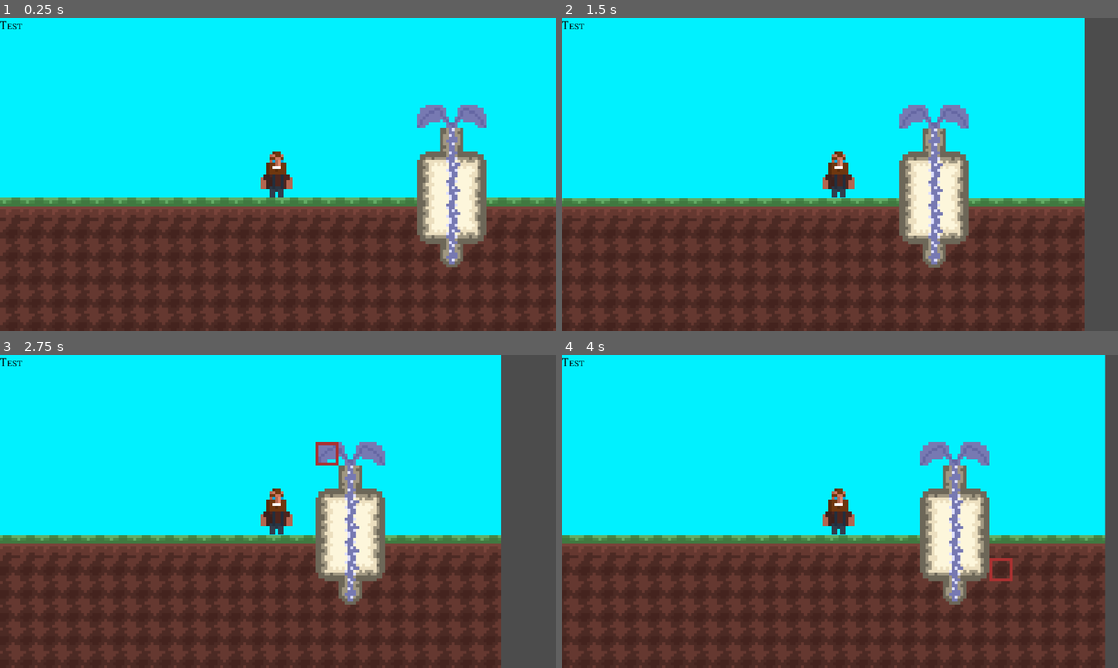
Above: before the commit, frames 1-4 (two rows, left to right).
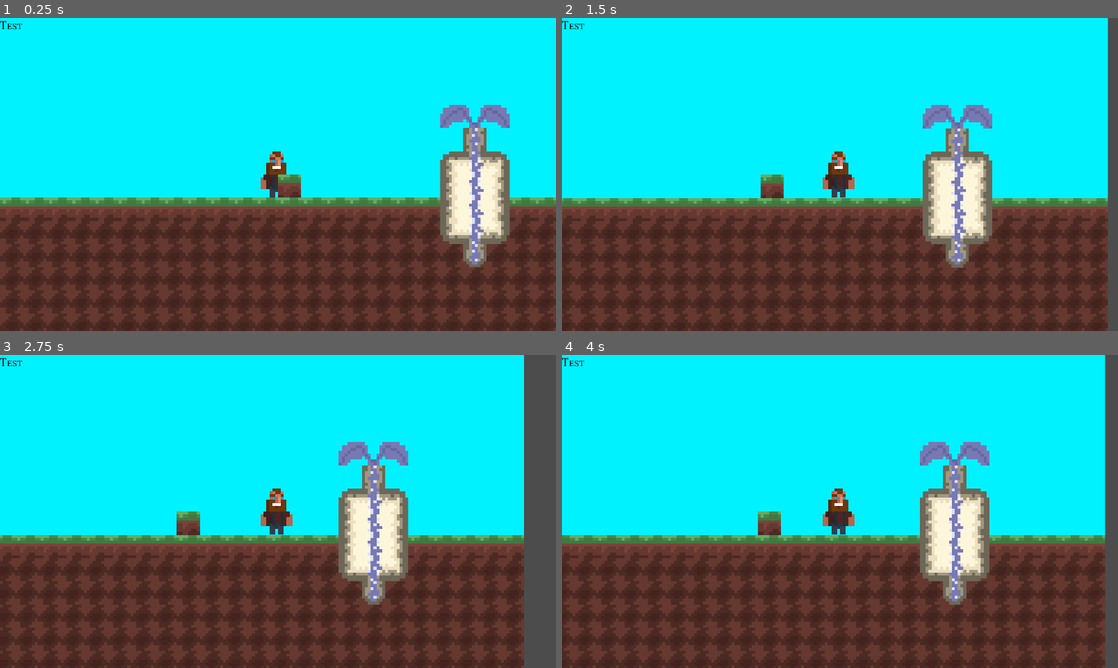
Above: after the commit, the same moments.

Repository: Edacth/deep-root
Game: Godot game, scene res://levels/level1.tscn
Same seed, same stepped clock (60 frames per second), same inputs: the game is played once before the commit and once after it.
Inputs (mouse positions are in pixels of both pictures, inside the frame that each line leads up to):
- Up to frame 1 (0.25 s): no input
- Up to frame 2 (1.5 s): tap Enter at 0.5 s; move the mouse to (962, 158) at 0.52 s; press the mouse at (962, 158) at 0.53 s; hold D (move_right) 0.53-1.28 s; tap E (test_input, bound only after the commit) at 0.8, 1.35 s; move the mouse to (728, 190) at 1.27 s; release the mouse at (728, 190) at 1.28 s; hold A (move_left) from 1.28 s (still down)
- Up to frame 3 (2.75 s): click (166, 527) at 1.55 s; move the mouse to (333, 442) at 2.02 s; release A (move_left) at 2.03 s; hold D (move_right) from 2.03 s (still down); hold Right mouse button (break_cell) from 2.03 s (still down); tap E (test_input, bound only after the commit) at 2.3 s
- Up to frame 4 (4 s): move the mouse to (812, 574) at 2.77 s; release Right mouse button (break_cell) at 2.78 s; click (812, 574) at 2.85 s; tap Space at 3.5 s; move the mouse to (1006, 558) at 3.52 s; release D (move_right) at 3.53 s; hold A (move_left) from 3.53 s (still down); hold E (test_input, bound only after the commit) from 3.53 s (still down)

The runs differ from the first frame. In frame 1, 6.6% of the frame differs, in the area x 50-92%, y 27-80%; in frame 2, 11%, in the area x 35-99%, y 0-100%; in frame 3, 11%; in frame 4, 0.5%.
Error after the commit: Parse Error: Variable "Tween" shadows a native class. (res://levels/block_highlight_manager.gd:6)

Commit message:
Add lerp effect to cell movements

Diff:
--- a/fabs/gui/gui.gd
+++ b/fabs/gui/gui.gd
@@ -5,8 +5,8 @@
 	pass
 
 
-func set_label0_text(object):
-	$VBoxContainer/Label0.text = str(object)
+func set_label0_text(object0, object1):
+	$VBoxContainer/Label0.text = str(object1)
 
 
 func set_label1_text(text: String):
--- a/fabs/player/player_block_selector.gd
+++ b/fabs/player/player_block_selector.gd
@@ -4,15 +4,17 @@
 var cell_move_input_pressed := false
 var moving_cell := false
 var position_that_cell_move_was_pressed: Vector2
+var timestamp_of_most_recent_move_start
 var BlockHighlightManager: BlockHighlightManager
 var Foreground: ForegroundManager
 
-#signal mouse_tile_position_updated(old_position, new_position)
+signal mouse_tile_position_updated(old_position, new_position)
 
 
 func setup(_BlockHighlightManager: BlockHighlightManager, _Foreground: ForegroundManager) -> void:
 	BlockHighlightManager = _BlockHighlightManager
 	Foreground = _Foreground
+	timestamp_of_most_recent_move_start = OS.get_ticks_msec()
 
 
 func _process(_delta: float) -> void:
@@ -20,13 +22,24 @@
 	new_selected_position = Utilities.global_pos_to_grid_pos(new_selected_position)
 
 	if new_selected_position != selected_position:
+		emit_signal("mouse_tile_position_updated", selected_position, new_selected_position)
 		selected_position = new_selected_position
-		if moving_cell:
-			var success = Foreground.move_cell_with_player_validation(position_that_cell_move_was_pressed, new_selected_position)
-			if success:
-				position_that_cell_move_was_pressed = new_selected_position
-				BlockHighlightManager.set_move_origin_highlight_position(position_that_cell_move_was_pressed)
-		BlockHighlightManager.set_highlight_position(selected_position)
+	if moving_cell && selected_position != position_that_cell_move_was_pressed && OS.get_ticks_msec() - timestamp_of_most_recent_move_start >= 100:
+		var position_difference = (new_selected_position - position_that_cell_move_was_pressed)
+		var y_difference = Vector2(0, position_difference.y).normalized()
+		var x_difference = Vector2(position_difference.x, 0).normalized()
+		var difference_to_apply = y_difference
+		var success = Foreground.move_cell_with_player_validation(position_that_cell_move_was_pressed, position_that_cell_move_was_pressed+difference_to_apply)
+		if !success:
+			difference_to_apply = x_difference
+			success = Foreground.move_cell_with_player_validation(position_that_cell_move_was_pressed, position_that_cell_move_was_pressed+difference_to_apply)
+		if success:
+			position_that_cell_move_was_pressed = position_that_cell_move_was_pressed+difference_to_apply
+		else:
+			BlockHighlightManager.set_move_origin_highlight_position(position_that_cell_move_was_pressed)
+			BlockHighlightManager.set_move_origin_highlight_visibility(true)
+		timestamp_of_most_recent_move_start = OS.get_ticks_msec()
+#	BlockHighlightManager.set_highlight_position(selected_position)
 
 
 func _input(event: InputEvent) -> void:
@@ -37,8 +50,8 @@
 		position_that_cell_move_was_pressed = selected_position
 		if Foreground.get_cellv(selected_position).id != CellLibrary.ForegroundCells.EMPTY:
 			moving_cell = true
-			BlockHighlightManager.set_move_origin_highlight_position(position_that_cell_move_was_pressed)
-			BlockHighlightManager.set_move_origin_highlight_visibility(true)
+#			BlockHighlightManager.set_move_origin_highlight_position(position_that_cell_move_was_pressed)
+#			BlockHighlightManager.set_move_origin_highlight_visibility(true)
 	elif event.is_action_released("move_cell"):
 		cell_move_input_pressed = false
 		moving_cell = false
--- a/levels/block_highlight_manager.gd
+++ b/levels/block_highlight_manager.gd
@@ -3,6 +3,7 @@
 
 onready var Highlight = $Highlight
 onready var MoveOriginHighlight = $MoveOriginHighlight
+onready var Tween = $Tween
 var Foreground: ForegroundManager
 
 func setup(_Foreground: ForegroundManager):
@@ -11,7 +12,9 @@
 
 func set_highlight_position(new_position: Vector2):
 	if Foreground.get_cellv(new_position).id != CellLibrary.ForegroundCells.EMPTY:
-		Highlight.position = Utilities.grid_pos_to_global_pos(new_position)
+#		Highlight.position = Utilities.grid_pos_to_global_pos(new_position)
+		Tween.interpolate_property(Highlight, "position", Highlight.position, Utilities.grid_pos_to_global_pos(new_position), 0.1, Tween.TRANS_LINEAR)
+		Tween.start()
 		_set_highlight_visibility(true)
 	else:
 		_set_highlight_visibility(false)
--- /dev/null
+++ b/levels/cell_movement_lerper.gd
@@ -0,0 +1,29 @@
+extends Node
+class_name CellMovementLerper
+
+onready var Sprite = $Sprite
+onready var Tween = $Tween
+
+signal lerp_effect_finished(to_position)
+
+
+func setup() -> void:
+	Tween.connect("tween_completed", self, "emit_lerp_effect_finished")
+	Sprite.visible = false
+
+
+func create_lerp_effect(from_position: Vector2, to_position: Vector2):
+	from_position = Utilities.grid_pos_to_global_pos(from_position)
+	to_position = Utilities.grid_pos_to_global_pos(to_position)
+	Sprite.visible = true
+	Tween.interpolate_property(Sprite, "position", from_position, to_position, 0.1, Tween.TRANS_LINEAR)
+	Tween.start()
+
+func _input(event: InputEvent) -> void:
+	if event.is_action_pressed("test_input"):
+		create_lerp_effect(Vector2(12, 12), Vector2(11, 12))
+
+
+func emit_lerp_effect_finished(object, key):
+	emit_signal("lerp_effect_finished", Utilities.global_pos_to_grid_pos(object.position))
+	Sprite.visible = false
--- a/levels/foreground_manager.gd
+++ b/levels/foreground_manager.gd
@@ -2,10 +2,12 @@
 class_name ForegroundManager
 
 var cells: Array2D
+var CellMovementLerper: CellMovementLerper
 onready var ForeTilemap = $Foreground
 
 
-func _ready() -> void:
+func setup(_CellMovementLerper: CellMovementLerper) -> void:
+	CellMovementLerper = _CellMovementLerper
 	read_tilemap_state()
 
 
@@ -45,9 +47,9 @@
 	return false
 
 
-func set_cellv(set_position: Vector2, value: BaseCell):
+func set_cellv(set_position: Vector2, value: BaseCell, update_visually: bool = true):
 	var result = cells.set_cellv_if_exists(set_position, value)
-	if result:
+	if result && update_visually:
 		ForeTilemap.set_cellv(set_position, value.id)
 		ForeTilemap.update_dirty_quadrants()
 
@@ -65,11 +67,17 @@
 		return false
 	if get_cellv(to_position).id != CellLibrary.ForegroundCells.EMPTY:
 		return false
-	move_cell(from_position, to_position)
+	move_cell(from_position, to_position, true)
+	CellMovementLerper.create_lerp_effect(from_position, to_position)
 	return true
 
 
-func move_cell(from_position: Vector2, to_position: Vector2):
+func move_cell(from_position: Vector2, to_position: Vector2, play_lerp: bool = false):
 	var from_value = get_cellv(from_position)
-	set_cellv(to_position, from_value)
+	set_cellv(to_position, from_value, !play_lerp)
 	set_cellv(from_position, BaseCell.new(CellLibrary.ForegroundCells.EMPTY))
+
+
+func update_cell_visually(position: Vector2):
+	var data := get_cellv(position)
+	ForeTilemap.set_cellv(position, data.id)
--- a/levels/level1.tscn
+++ b/levels/level1.tscn
@@ -10,12 +10,14 @@
 [ext_resource path="res://fabs/gui/GUI.tscn" type="PackedScene" id=8]
 [ext_resource path="res://fabs/gui/gui.gd" type="Script" id=9]
 [ext_resource path="res://assets/highlighter/move_origin_highlight.png" type="Texture" id=10]
+[ext_resource path="res://assets/tilesets/foreground.png" type="Texture" id=11]
+[ext_resource path="res://levels/cell_movement_lerper.gd" type="Script" id=12]
 
 [node name="Level1" type="Node2D"]
 script = ExtResource( 4 )
 
 [node name="Player" parent="." instance=ExtResource( 3 )]
-position = Vector2( 136, 112 )
+position = Vector2( 128, 112 )
 
 [node name="WorldManager" type="Node" parent="."]
 
@@ -58,6 +60,25 @@
 texture = ExtResource( 5 )
 centered = false
 
+[node name="Tween" type="Tween" parent="BlockHighlightManager"]
+
+[node name="CellMovementLerper" type="Node" parent="."]
+script = ExtResource( 12 )
+
+[node name="Sprite" type="Sprite" parent="CellMovementLerper"]
+position = Vector2( 128, 120 )
+texture = ExtResource( 11 )
+centered = false
+region_enabled = true
+region_rect = Rect2( 0, 0, 8, 8 )
+
+[node name="Sprite" type="Sprite" parent="CellMovementLerper/Sprite"]
+visible = false
+texture = ExtResource( 5 )
+centered = false
+
+[node name="Tween" type="Tween" parent="CellMovementLerper"]
+
 [node name="CanvasLayer" type="CanvasLayer" parent="."]
 
 [node name="GUI" parent="CanvasLayer" instance=ExtResource( 8 )]
--- a/levels/main.gd
+++ b/levels/main.gd
@@ -4,6 +4,7 @@
 onready var BlockHighlightManager: BlockHighlightManager = $BlockHighlightManager
 onready var Foreground := $WorldManager/ForegroundManager
 onready var GUI = $CanvasLayer/GUI
+onready var CellMovementLerper = $CellMovementLerper
 
 
 func _ready() -> void:
@@ -11,9 +12,14 @@
 	BlockHighlightManager.setup(Foreground)
 
 	# Foreground setup
+	Foreground.setup(CellMovementLerper)
+	CellMovementLerper.connect("lerp_effect_finished", Foreground, "update_cell_visually")
 
 	# GUI setup
-#	Player.get_node("BlockSelector").connect("cell_move_input_changed", GUI, "set_label0_text")
+	Player.get_node("BlockSelector").connect("mouse_tile_position_updated", GUI, "set_label0_text")
 
 	# Player setup
 	Player.get_node("BlockSelector").setup(BlockHighlightManager, Foreground)
+
+	# CellMovementLerper setup
+	CellMovementLerper.setup()
--- a/project.godot
+++ b/project.godot
@@ -25,6 +25,11 @@
 "path": "res://levels/block_highlight_manager.gd"
 }, {
 "base": "Node",
+"class": "CellMovementLerper",
+"language": "GDScript",
+"path": "res://levels/cell_movement_lerper.gd"
+}, {
+"base": "Node",
 "class": "ForegroundManager",
 "language": "GDScript",
 "path": "res://levels/foreground_manager.gd"
@@ -33,6 +38,7 @@
 "Array2D": "",
 "BaseCell": "",
 "BlockHighlightManager": "",
+"CellMovementLerper": "",
 "ForegroundManager": ""
 }
 
@@ -108,6 +114,11 @@
 "events": [ Object(InputEventMouseButton,"resource_local_to_scene":false,"resource_name":"","device":0,"alt":false,"shi …(212 unchanged characters)…
  ]
 }
+test_input={
+"deadzone": 0.5,
+"events": [ Object(InputEventKey,"resource_local_to_scene":false,"resource_name":"","device":0,"alt":false,"shift":false,"control":false,"meta":false,"command":false,"pressed":false,"scancode":69,"unicode":0,"echo":false,"script":null)
+ ]
+}
 
 [rendering]
 
Binary file changed: assets/highlighter/highlight.aseprite
Binary file changed: assets/highlighter/highlight.png
Not shown: 1 places in levels/level1.tscn that only renumber resources
